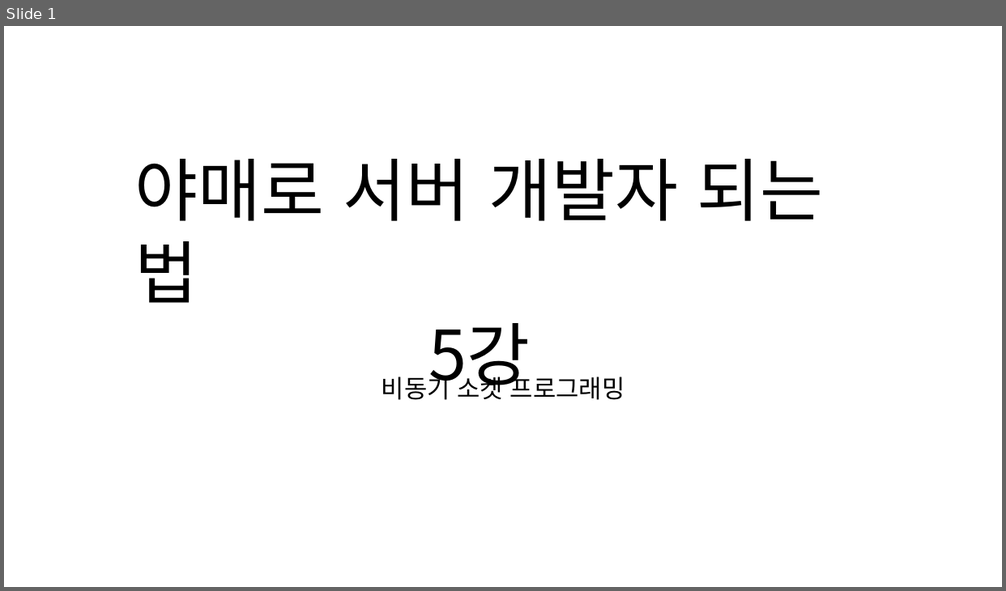
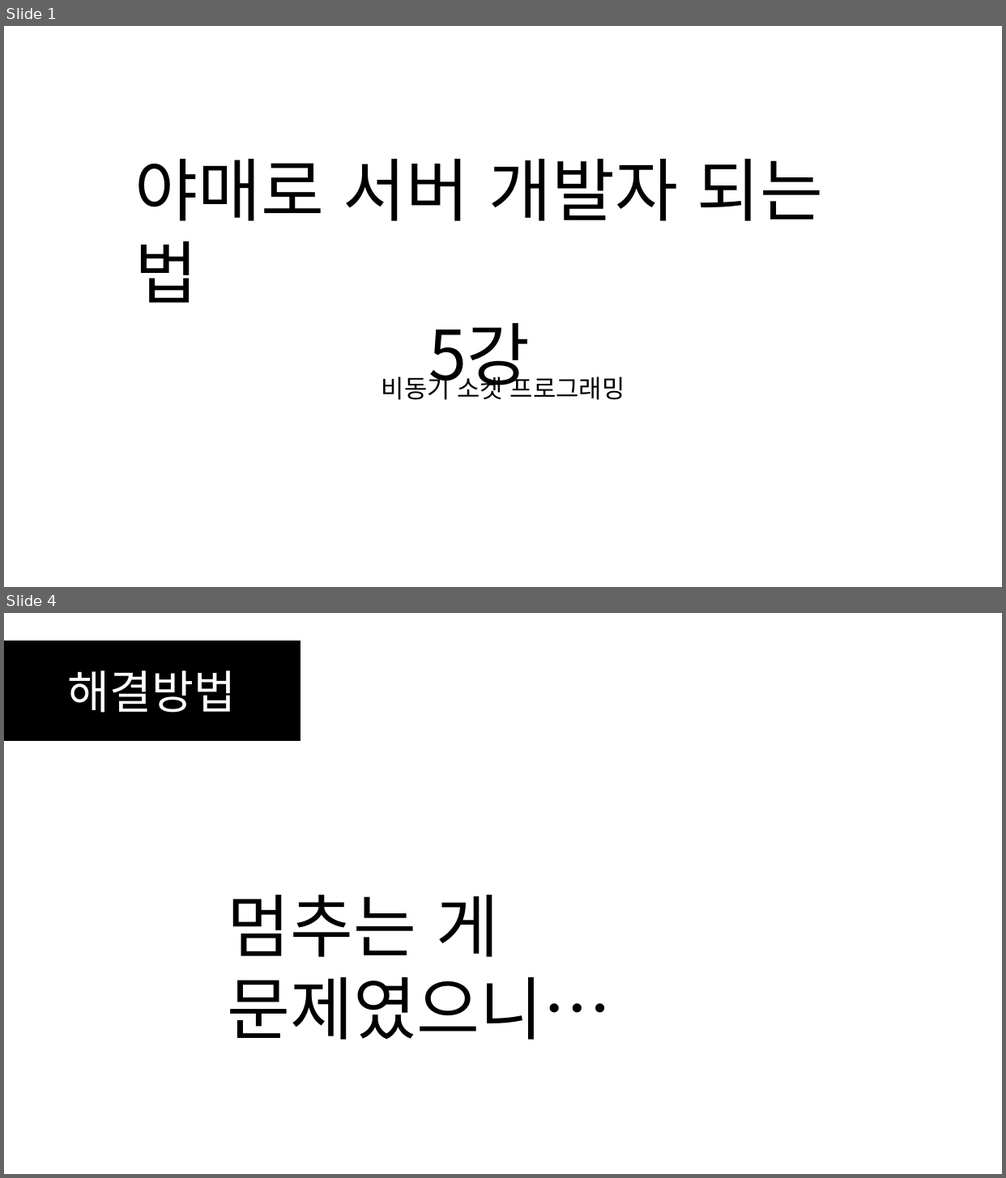
Before and after one commit to SEH00N/SDLU, a slide deck: ServerLecture/PT/5강 비동기 소켓 프로그래밍.pptx. Shown one above the other, each under a label of ours: slide 1 before the commit, slides 1 and 4 after it; the slides between them are not shown. The pictures are 1006x591 and 1006x1178 pixels, drawn with LibreOffice and Linux fonts; fonts in the diff are those of the drawing. Boxes give left, top, right and bottom in pixels: in the first picture for what was removed or moved away, otherwise in the second. Text is boxed around its words. In the diff, an @@ line names an element or a change of style, - is before the commit and + after.

```diff
--- a/ServerLecture/PT/5강 비동기 소켓 프로그래밍.pptx
+++ b/ServerLecture/PT/5강 비동기 소켓 프로그래밍.pptx
@@ slide 4 added at (x1=4, y1=613, x2=1002, y2=1174), background #FFFFFF @@
@@ rectangle added at (x1=4, y1=641, x2=300, y2=741), fill #000000, outline #000000 1 pt, 44 pt, text #FFFFFF @@
+해결방법
@@ text added at (x1=228, y1=895, x2=612, y2=1040), 66 pt, text #000000 @@
+멈추는 게 문제였으니…
```
Also in this commit, not shown: 30 other slides added, 20 other files.
